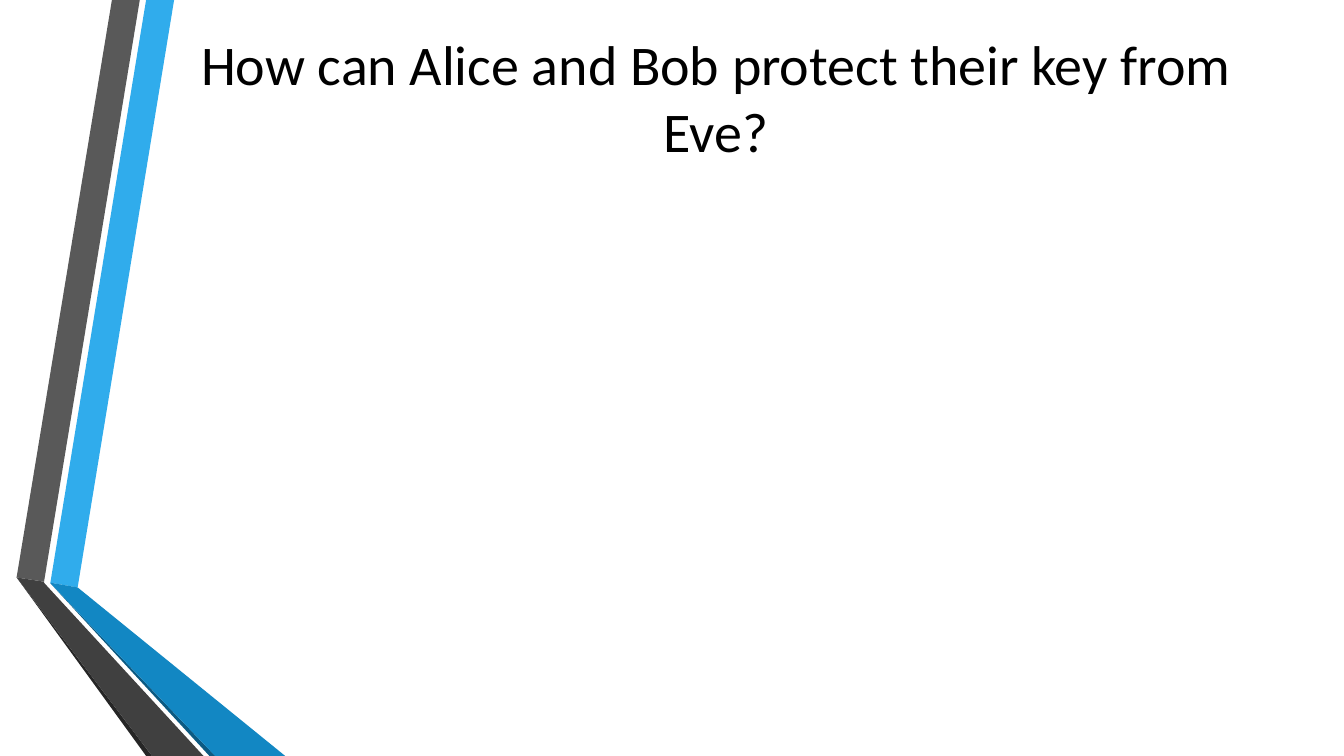
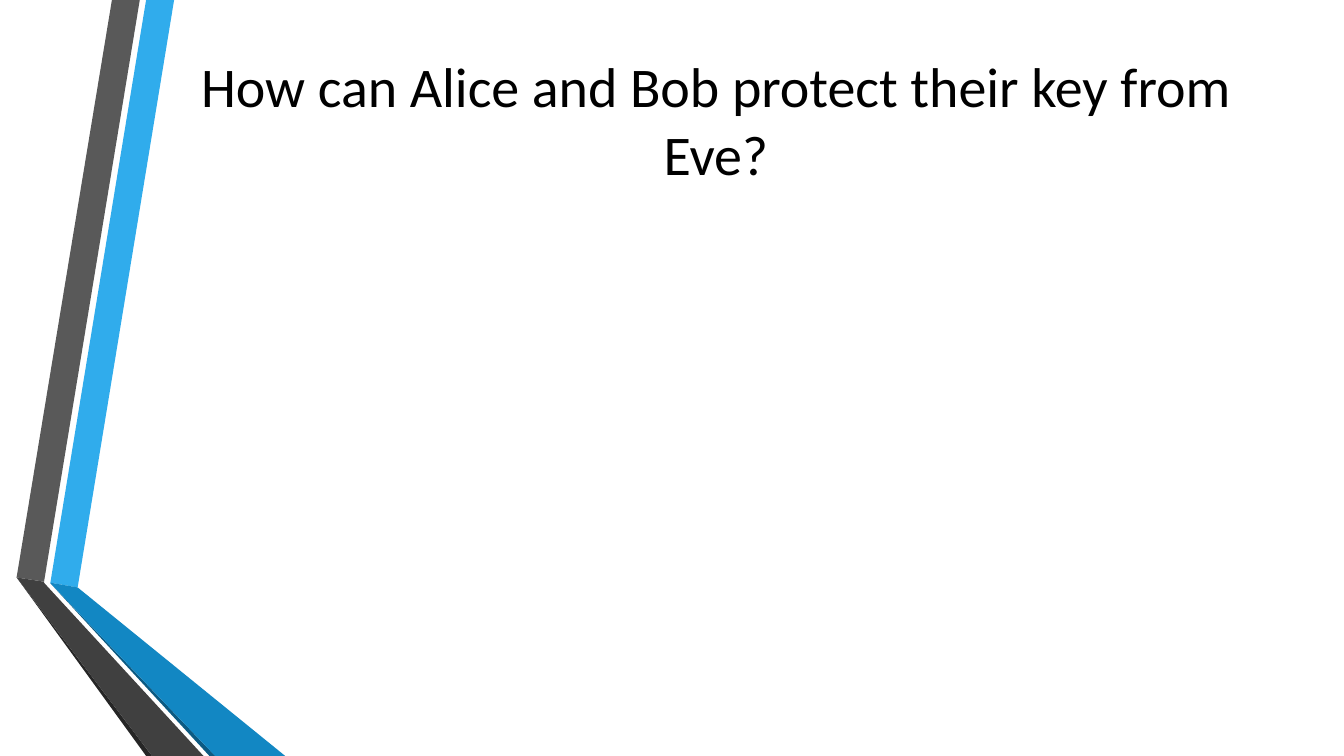
Before and after one commit to ArnaudGallardo/BB84, a slide deck: slide 6 of Simulations of Quantum Cryptography.pptx (slide 5 before the commit). Drawn at 1344x756 pixels with LibreOffice and Linux fonts; fonts in the diff are those of the drawing; grey boxes stand for pictures; background and template pictures are left out. Boxes give left, top, right and bottom in pixels: in the first picture for what was removed or moved away, otherwise in the second. Text is boxed around its words. In the diff, an @@ line names an element or a change of style, - is before the commit and + after.

```diff
--- a/Simulations of Quantum Cryptography.pptx
+++ b/Simulations of Quantum Cryptography.pptx
@@ title "How can Alice and Bob ...": place and size @@
-title "How can Alice and Bob ..." at <box>201,46,1230,153</box>
+title "How can Alice and Bob ..." at <box>201,68,1230,176</box>
```
Also in this commit, not shown: 2 other slides changed, 2 slides added.
